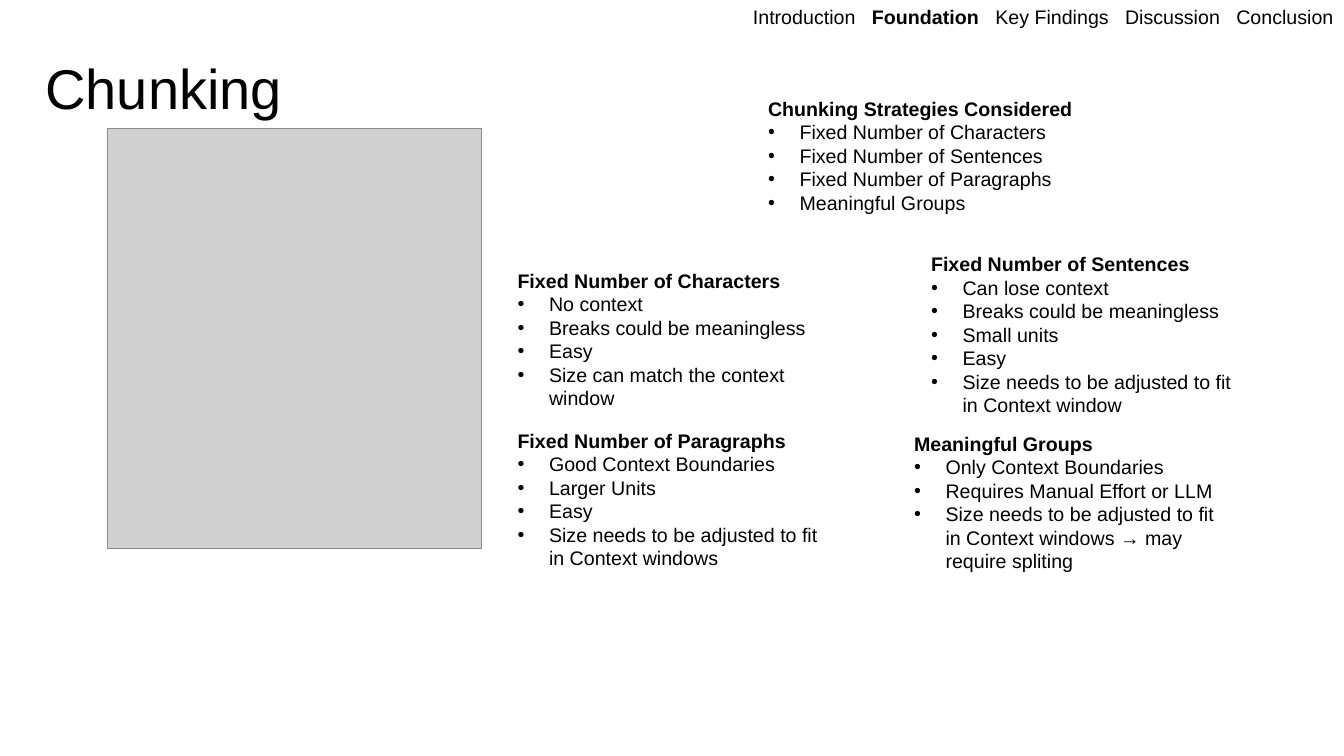
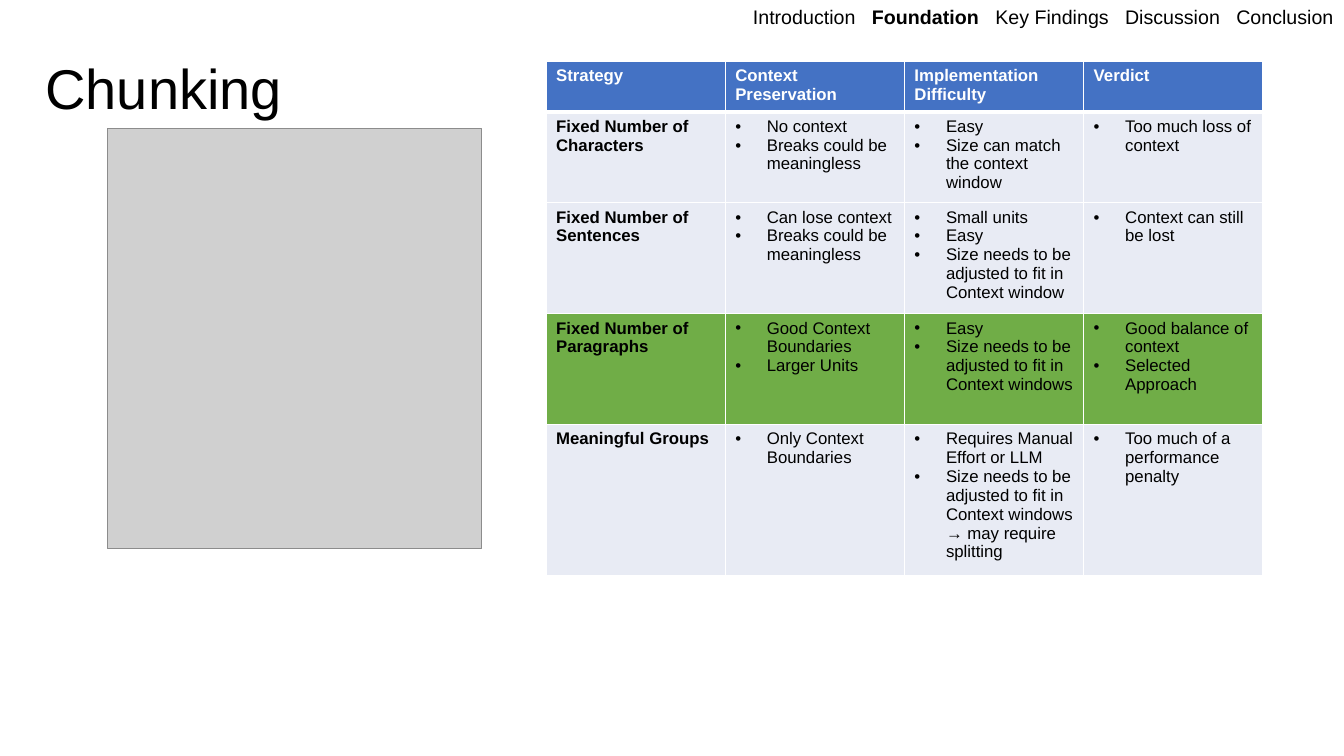
Before and after one commit to OwlSaver/GWU, a slide deck: slide 10 of Praxis/Defense/Wacey Praxis Defense.pptx (slide 9 before the commit). Drawn at 1344x756 pixels with LibreOffice and Linux fonts; fonts in the diff are those of the drawing; grey boxes stand for pictures; background and template pictures are left out. Boxes give left, top, right and bottom in pixels: in the first picture for what was removed or moved away, otherwise in the second. Text is boxed around its words. In the diff, an @@ line names an element or a change of style, - is before the commit and + after.

```diff
--- a/Praxis/Defense/Wacey Praxis Defense.pptx
+++ b/Praxis/Defense/Wacey Praxis Defense.pptx
@@ table added at [546,62,1264,576], 5 rows, 4 columns @@
+Strategy | Context Preservation | Implementation Difficulty | Verdict
+Fixed Number of Characters | No context / Breaks could be meaningless | Easy / Size can match the context window | Too much loss of context
+Fixed Number of Sentences | Can lose context / Breaks could be meaningless | Small units / Easy / Size needs to be adjusted to fit in Context window | Context can still be lost
+Fixed Number of Paragraphs | Good Context Boundaries / Larger Units | Easy / Size needs to be adjusted to fit in Context windows | Good balance of context / Selected Approach
+Meaningful Groups | Only Context Boundaries | Requires Manual Effort or LLM / Size needs to be adjusted to fit in Context windows → may require splitting | Too much of a performance penalty
@@ text removed at [768,101,1072,214] @@
-Chunking Strategies Considered
-• Fixed Number of Characters
-• Fixed Number of Sentences
-• Fixed Number of Paragraphs
-• Meaningful Groups
@@ text removed at [931,256,1231,413] @@
-Fixed Number of Sentences
-• Can lose context
-• Breaks could be meaningless
-• Small units
-• Easy
-• Size needs to be adjusted to fit in Context window
@@ text removed at [518,273,805,406] @@
-Fixed Number of Characters
-• No context
-• Breaks could be meaningless
-• Easy
-• Size can match the context window
@@ text removed at [518,433,817,566] @@
-Fixed Number of Paragraphs
-• Good Context Boundaries
-• Larger Units
-• Easy
-• Size needs to be adjusted to fit in Context windows
@@ text removed at [914,436,1214,572] @@
-Meaningful Groups
-• Only Context Boundaries
-• Requires Manual Effort or LLM
-• Size needs to be adjusted to fit in Context windows → may require spliting
```
Also in this commit, not shown: 16 other slides changed, 9 slides added, 2 other files.
